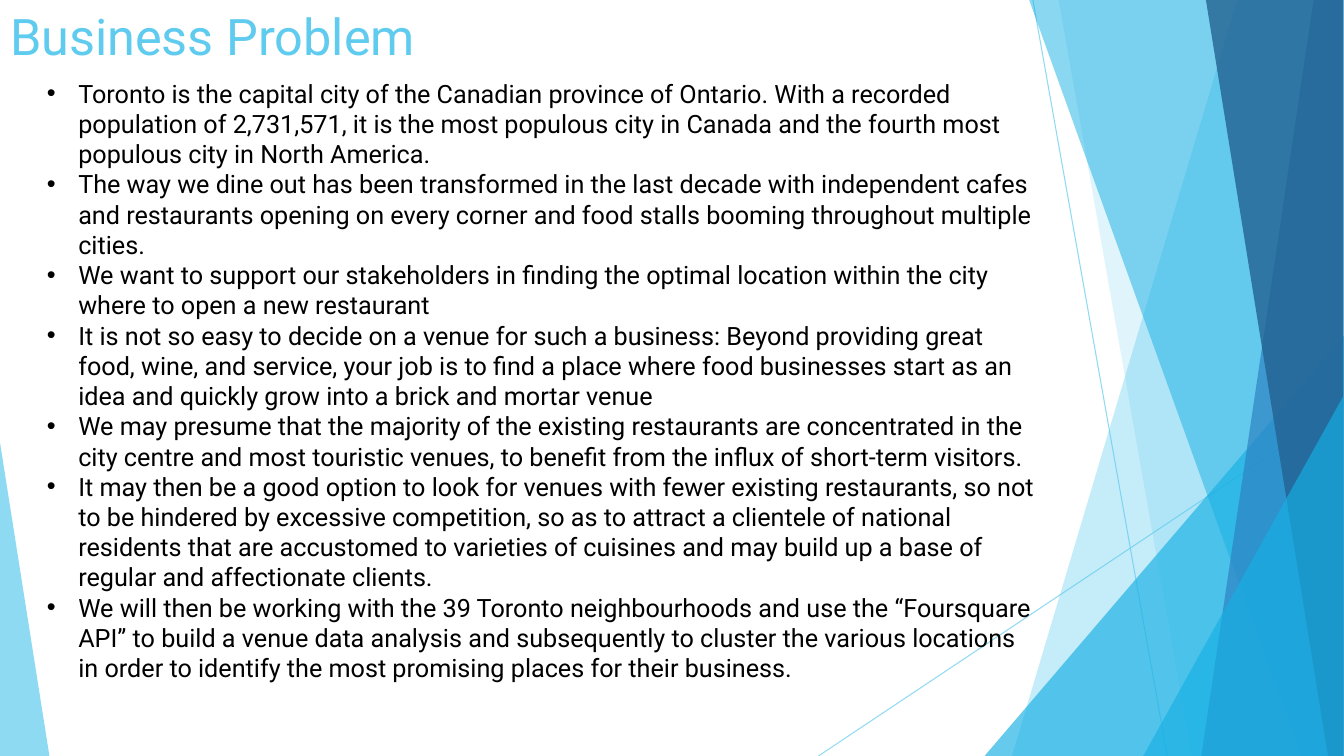
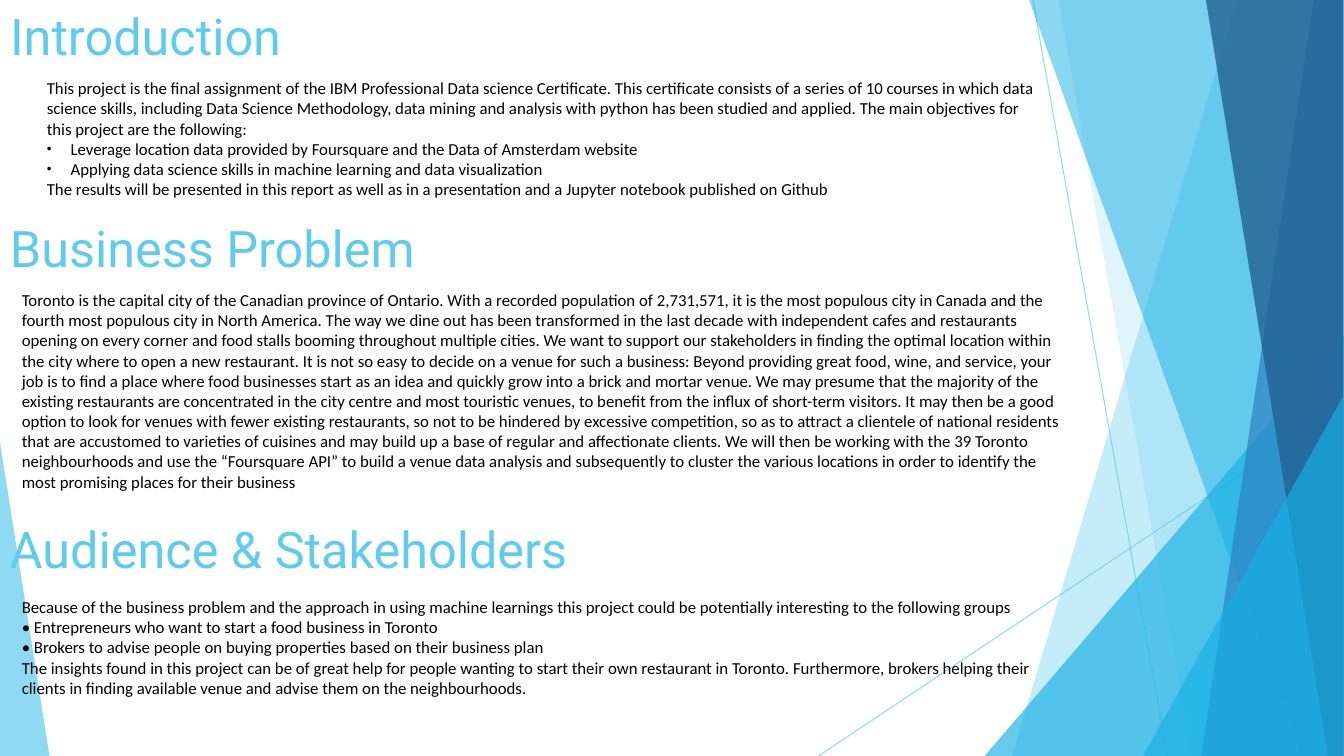
Before and after one commit to shkothari88/Coursera_Capstone, a slide deck: slide 2 of Capstone_Project_Presentation.ppt. Drawn at 1344x756 pixels with LibreOffice and Linux fonts; fonts in the diff are those of the drawing. Boxes give left, top, right and bottom in pixels: in the first picture for what was removed or moved away, otherwise in the second. Text is boxed around its words. In the diff, an @@ line names an element or a change of style, - is before the commit and + after.

```diff
--- a/Capstone_Project_Presentation.ppt
+++ b/Capstone_Project_Presentation.ppt
@@ title added at (10, 17, 281, 56), 36 pt, text #5FCBEF @@
+Introduction
@@ freeform shape at (1058, 0, 1343, 756): outline redrawn @@
@@ text added at (47, 82, 1033, 198), 12 pt, text #000000 @@
+This project is the final assignment of the IBM Professional Data science Certificate. This certificate consists of a series of 10 courses in which data science skills, including Data Science Methodology, data mining and analysis with python has been studied and applied. The main objectives for this project are the following:
+• Leverage location data provided by Foursquare and the Data of Amsterdam website
+• Applying data science skills in machine learning and data visualization
+The results will be presented in this report as well as in a presentation and a Jupyter notebook published on Github
@@ text "Business Problem": place and size @@
-text "Business Problem" at (10, 17, 414, 56)
+text "Business Problem" at (10, 229, 414, 268)
@@ text at (22, 294, 1058, 491): text changed; size 18 to 12 pt; font Roboto to Calibri @@
-• Toronto is the capital city of the Canadian province of Ontario. With a recorded population of 2,731,571, it is the most populous city in Canada and the fourth most populous city in North America.
-• The way we dine out has been transformed in the last decade with independent cafes and restaurants opening on every corner and food stalls booming throughout multiple cities.
-• We want to support our stakeholders in finding the optimal location within the city where to open a new restaurant
-• It is not so easy to decide on a venue for such a business: Beyond providing great food, wine, and service, your job is to find a place where food businesses start as an idea and quickly grow into a brick and mortar venue
-• We may presume that the majority of the existing restaurants are concentrated in the city centre and most touristic venues, to benefit from the influx of short-term visitors.
-• It may then be a good option to look for venues with fewer existing restaurants, so not to be hindered by excessive competition, so as to attract a clientele of national residents that are accustomed to varieties of cuisines and may build up a base of regular and affectionate clients.
-• We will then be working with the 39 Toronto neighbourhoods and use the “Foursquare API” to build a venue data analysis and subsequently to cluster the various locations in order to identify the most promising places for their business.
+Toronto is the capital city of the Canadian province of Ontario. With a recorded population of 2,731,571, it is the most populous city in Canada and the fourth most populous city in North America. The way we dine out has been transformed in the last decade with independent cafes and restaurants opening on every corner and food stalls booming throughout multiple cities. We want to support our stakeholders in finding the optimal location within the city where to open a new restaurant. It is not so easy to decide on a venue for such a business: Beyond providing great food, wine, and service, your job is to find a place where food businesses start as an idea and quickly grow into a brick and mortar venue. We may presume that the majority of the existing restaurants are concentrated in the city centre and most touristic venues, to benefit from the influx of short-term visitors. It may then be a good option to look for venues with fewer existing restaurants, so not to be hindered by excessive competition, so as to attract a clientele of national residents that are accustomed to varieties of cuisines and may build up a base of regular and affectionate clients. We will then be working with the 39 Toronto neighbourhoods and use the “Foursquare API” to build a venue data analysis and subsequently to cluster the various locations in order to identify the most promising places for their business
@@ text added at (10, 521, 567, 579), 36 pt, text #5FCBEF @@
+Audience & Stakeholders
@@ text added at (22, 600, 1029, 698), 12 pt, text #000000 @@
+Because of the business problem and the approach in using machine learnings this project could be potentially interesting to the following groups
+• Entrepreneurs who want to start a food business in Toronto
+• Brokers to advise people on buying properties based on their business plan
+The insights found in this project can be of great help for people wanting to start their own restaurant in Toronto. Furthermore, brokers helping their clients in finding available venue and advise them on the neighbourhoods.
```
Also in this commit, not shown: 6 slides added, 8 slides removed.
